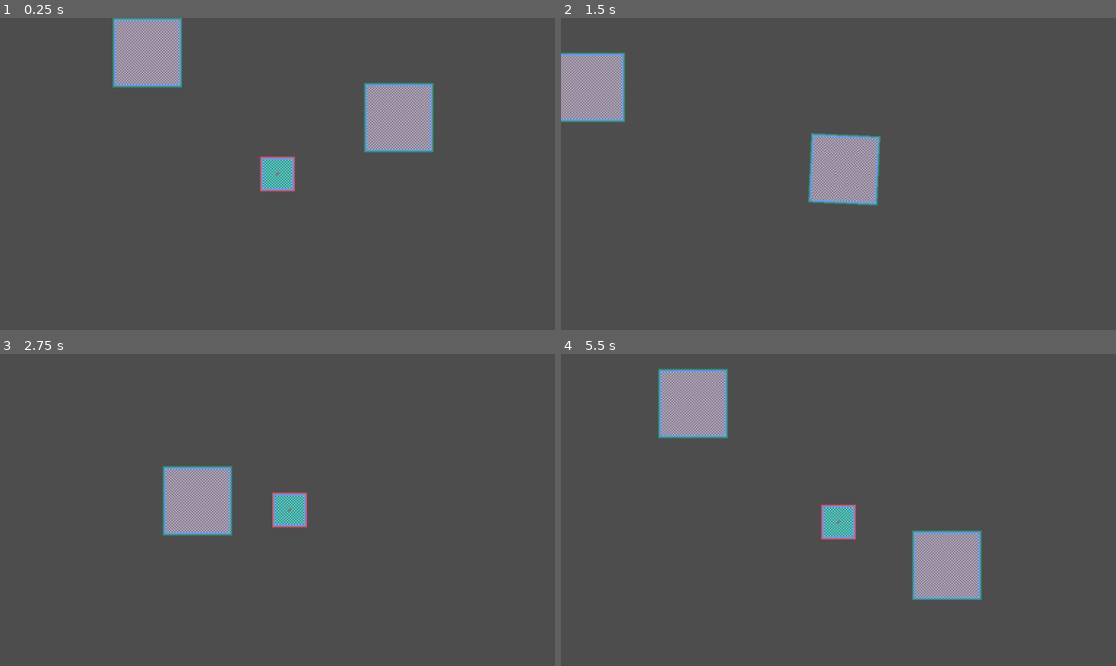
Above: before the commit, frames 1-4 (two rows, left to right).
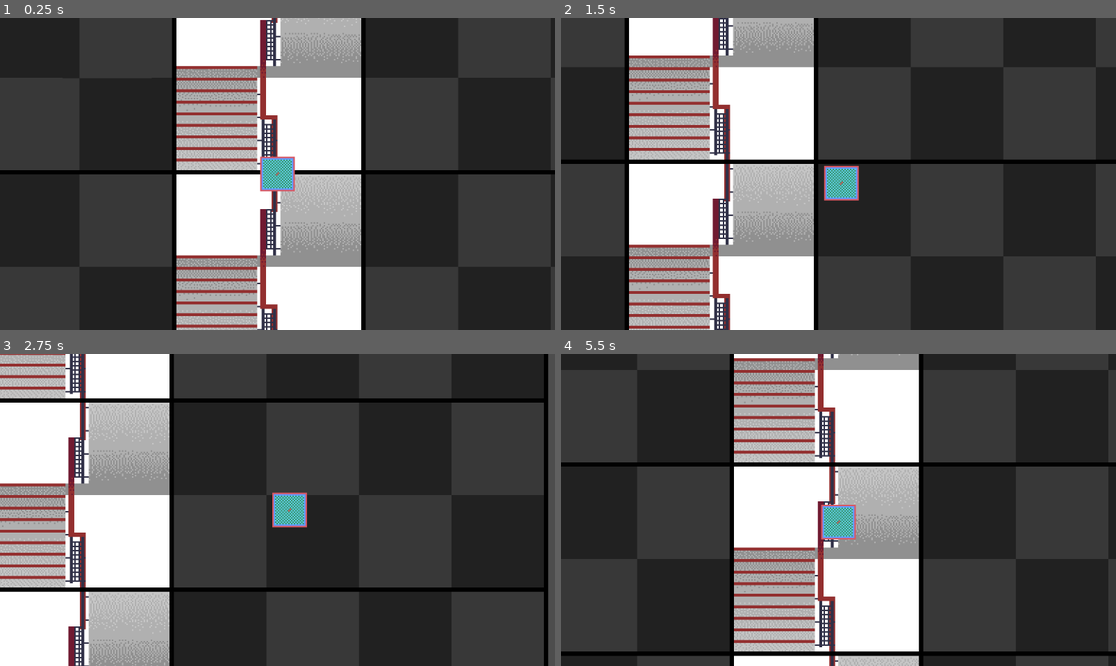
Above: after the commit, the same moments.

Repository: Laquinh/hell-duck-game
Game: Godot game, scene res://main.tscn
Two runs of this game, one before a commit and one after it. Both use one fixed random seed, a clock stepped at 60 frames per second and the inputs below.
Inputs:
- Up to frame 1 (0.25 s): no input
- Up to frame 2 (1.5 s): tap Enter at 0.5 s; hold Right (move_right) 0.53-1.28 s; hold Space (possess) 0.53-1.28 s; hold Down (move_down) from 1.28 s (still down); tap Space (possess) at 1.35 s
- Up to frame 3 (2.75 s): release Down (move_down) at 2.03 s; hold Right (move_right) from 2.03 s (still down); hold Space (possess) from 2.03 s (still down)
- Up to frame 4 (5.5 s): release Right (move_right) at 2.78 s; release Space (possess) at 2.78 s; hold Up (move_up) 2.78-3.53 s; tap Space (possess) at 2.85, 4.35 s; hold Space (possess) 3.53-4.28 s; hold Left (move_left) 3.53-5.03 s; hold Down (move_down) from 5.03 s (still down); hold Space (possess) from 5.03 s (still down)

The runs differ from the first frame. In frame 1, 72% of the frame differs, in the area x 0-100%, y 0-100%; in frame 2, 69%; in frame 3, 67%; in frame 4, 69%.

Commit message:
Add house to main scene

Diff:
--- /dev/null
+++ b/house/house.tscn
@@ -0,0 +1,19 @@
+[gd_scene load_steps=4 format=3 uid="uid://darci4dxcv82f"]
+
+[ext_resource type="Texture2D" uid="uid://2r6eq226gwit" path="res://house/sprites/house.png" id="1_g0npy"]
+[ext_resource type="PackedScene" uid="uid://qs60hkstdfot" path="res://furniture/furniture.tscn" id="2_t6m4b"]
+[ext_resource type="Texture2D" uid="uid://bo80c2dfs1jwo" path="res://furniture/sprites/fridge-old.png" id="3_nxes2"]
+
+[node name="House" type="Node2D"]
+
+[node name="Sprite2D" type="Sprite2D" parent="."]
+texture = ExtResource("1_g0npy")
+
+[node name="Fridge" parent="." instance=ExtResource("2_t6m4b")]
+position = Vector2(-293, -183)
+texture = ExtResource("3_nxes2")
+
+[node name="Sprite2D" parent="Fridge" index="0"]
+texture = ExtResource("3_nxes2")
+
+[editable path="Fridge"]
--- a/main.tscn
+++ b/main.tscn
@@ -1,7 +1,7 @@
 [gd_scene load_steps=3 format=3 uid="uid://brk25ygn7iwxb"]
 
 [ext_resource type="PackedScene" uid="uid://d1gpphkbcphic" path="res://player/player.tscn" id="1_ig7tw"]
-[ext_resource type="PackedScene" uid="uid://qs60hkstdfot" path="res://furniture/furniture.tscn" id="2_0xm2m"]
+[ext_resource type="PackedScene" uid="uid://darci4dxcv82f" path="res://house/house.tscn" id="2_0xm2m"]
 
 [node name="Node2D" type="Node2D"]
 
@@ -12,8 +12,4 @@
 enabled = false
 zoom = Vector2(3, 3)
 
-[node name="Furniture" parent="." instance=ExtResource("2_0xm2m")]
-position = Vector2(90, -38)
-
-[node name="Furniture2" parent="." instance=ExtResource("2_0xm2m")]
-position = Vector2(-84, -83)
+[node name="House" parent="." instance=ExtResource("2_0xm2m")]
Renamed: house/house.png -> house/sprites/house.png
Not shown, changed: house/sprites/house.png.import
